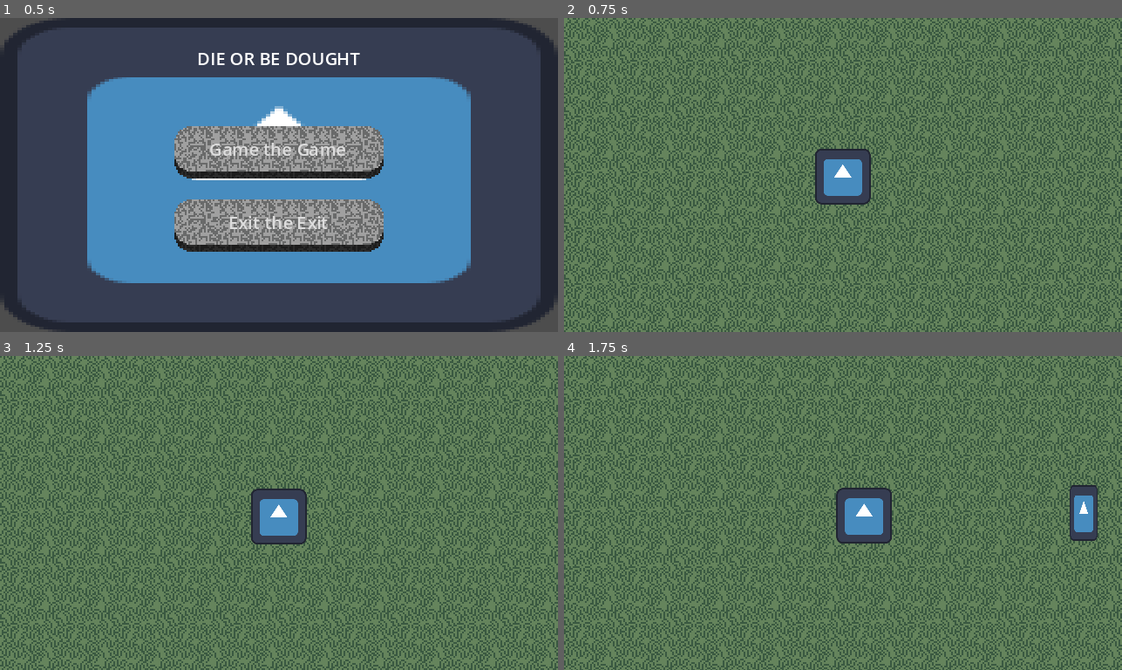
Above: before the commit, frames 1-4 (two rows, left to right).
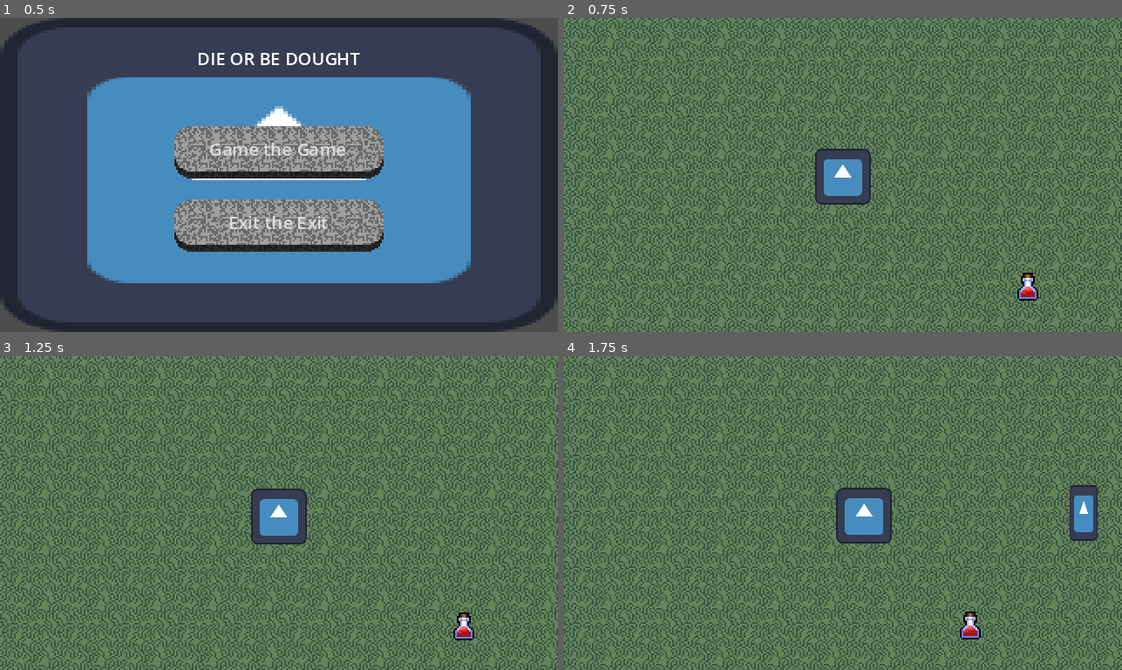
Above: after the commit, the same moments.

Repository: KxUgh/48h-game-jam-game
Game: Godot game, scene res://scenes/main_menu.tscn
The game is run twice, just before and just after one commit, with the same random seed, the same clock (stepped at 60 frames per second) and the same inputs. The engine's default icon, where the game draws it, is replaced by a stand-in: a white triangle on a blue panel in a dark square.
Inputs (mouse positions are in pixels of both pictures, inside the frame that each line leads up to):
- Up to frame 1 (0.5 s): no input
- Up to frame 2 (0.75 s): click "Game the Game" at 0.5 s
- Up to frame 3 (1.25 s): no input
- Up to frame 4 (1.75 s): move the mouse to (965, 497) at 1.27 s; hold D (right) from 1.28 s (still down); click (965, 497) at 1.35 s

Frame 1 is identical in both runs. In frame 2, 0.2% of the frame differs, in the area x 81-85%, y 81-90%; in frame 3, 0.2%; in frame 4, 0.2%.

Commit message:
Create health pickup

Diff:
--- /dev/null
+++ b/scenes/health_pickup.tscn
@@ -0,0 +1,21 @@
+[gd_scene load_steps=5 format=3 uid="uid://bq7oyaqns0ca5"]
+
+[ext_resource type="Script" path="res://scripts/health_pickup.gd" id="1_mvxrq"]
+[ext_resource type="Texture2D" uid="uid://cnm1e6wqfb252" path="res://assets/item_atlas.png" id="2_h6i7v"]
+
+[sub_resource type="CircleShape2D" id="CircleShape2D_pmllq"]
+
+[sub_resource type="AtlasTexture" id="AtlasTexture_uvno3"]
+atlas = ExtResource("2_h6i7v")
+region = Rect2(80, 240, 16, 16)
+
+[node name="HealthPickup" type="Area2D"]
+collision_mask = 2
+script = ExtResource("1_mvxrq")
+heal_amount = 5.0
+
+[node name="CollisionShape2D" type="CollisionShape2D" parent="."]
+shape = SubResource("CircleShape2D_pmllq")
+
+[node name="Sprite2D" type="Sprite2D" parent="."]
+texture = SubResource("AtlasTexture_uvno3")
--- a/scenes/main.tscn
+++ b/scenes/main.tscn
@@ -1,9 +1,10 @@
-[gd_scene load_steps=50 format=4 uid="uid://bu2vv3yml2k7d"]
+[gd_scene load_steps=51 format=4 uid="uid://bu2vv3yml2k7d"]
 
 [ext_resource type="Texture2D" uid="uid://cdve845fvcwuf" path="res://assets/OuterTileset.png" id="1_1irw7"]
 [ext_resource type="PackedScene" uid="uid://i08j2b1vco1c" path="res://scenes/caveman.tscn" id="2_to06s"]
 [ext_resource type="Script" path="res://scripts/camera.gd" id="2_y1ld6"]
 [ext_resource type="PackedScene" uid="uid://by2vub21vtxyo" path="res://scenes/player.tscn" id="3_t447v"]
+[ext_resource type="PackedScene" uid="uid://bq7oyaqns0ca5" path="res://scenes/health_pickup.tscn" id="5_u1lpl"]
 
 [sub_resource type="NavigationPolygon" id="NavigationPolygon_ulspu"]
 vertices = PackedVector2Array(8, 8, -8, 8, -8, -8, 8, -8)
@@ -1956,3 +1957,6 @@
 
 [node name="Caveman" parent="." instance=ExtResource("2_to06s")]
 position = Vector2(110, 0)
+
+[node name="HealthPickup" parent="." instance=ExtResource("5_u1lpl")]
+position = Vector2(0, 65)
--- a/scripts/entity.gd
+++ b/scripts/entity.gd
@@ -6,3 +6,6 @@
 
 func take_damage(_damage: float) -> void:
 	pass
+
+func heal(_amount: float) -> void:
+	pass
--- /dev/null
+++ b/scripts/health_pickup.gd
@@ -0,0 +1,13 @@
+extends Area2D
+
+@export var heal_amount: float
+
+func _ready() -> void:
+	body_entered.connect(_on_body_entered)
+
+
+func _on_body_entered(body: Node2D) -> void:
+	if body is Entity:
+		if body.health != body.max_health:
+			body.heal(heal_amount)
+			queue_free()
--- a/scripts/player.gd
+++ b/scripts/player.gd
@@ -23,3 +23,8 @@
 	health -= damage
 	health = clampf(health,0,max_health)
 	print(health)
+
+func heal(amount: float) -> void:
+	health += amount
+	health = clampf(health,0,max_health)
+	print(health)
Binary file added: assets/item_atlas.png
Not shown, added: assets/item_atlas.png.import
